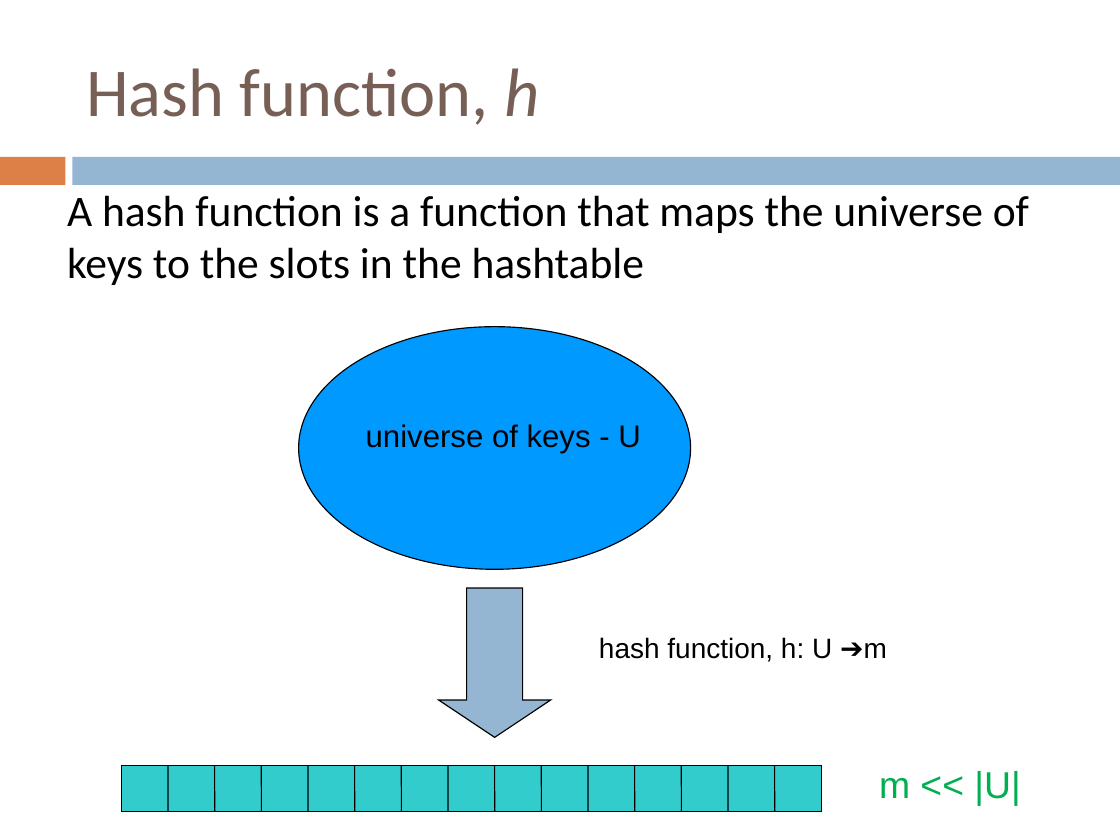
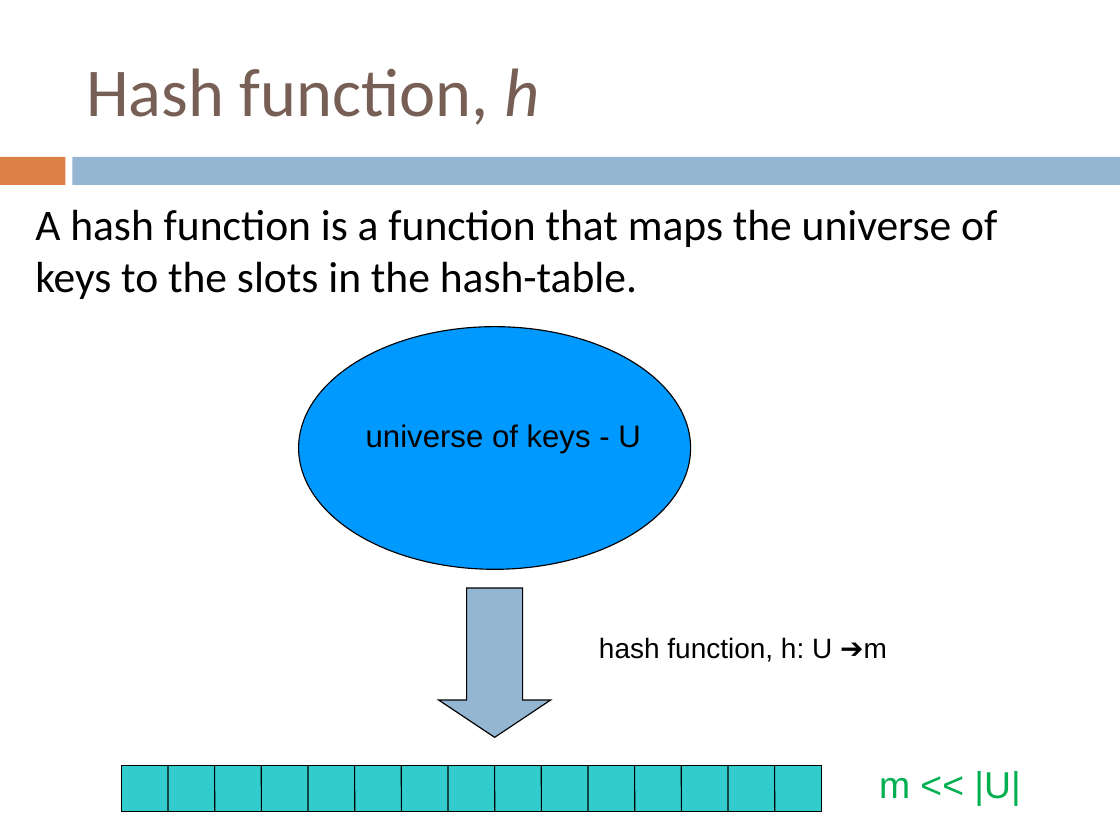
Before and after one commit to Collins-kariuk/Algorithms, a slide deck: slide 14 of Lectures/Lecture 16_Hashtables.pptx (slide 15 before the commit). Drawn at 1120x840 pixels with LibreOffice and Linux fonts; fonts in the diff are those of the drawing. Boxes give left, top, right and bottom in pixels: in the first picture for what was removed or moved away, otherwise in the second. Text is boxed around its words. In the diff, an @@ line names an element or a change of style, - is before the commit and + after.

Commit message:
Review Lecture 16_Hashtables

```diff
--- a/Lectures/Lecture 16_Hashtables.pptx
+++ b/Lectures/Lecture 16_Hashtables.pptx
@@ text at bbox=[35, 209, 997, 299]: text changed @@
-A hash function is a function that maps the universe of keys to the slots in the hashtable
+A hash function is a function that maps the universe of keys to the slots in the hash-table.
```
Also in this commit, not shown: 24 other slides changed, 1 slide removed.
